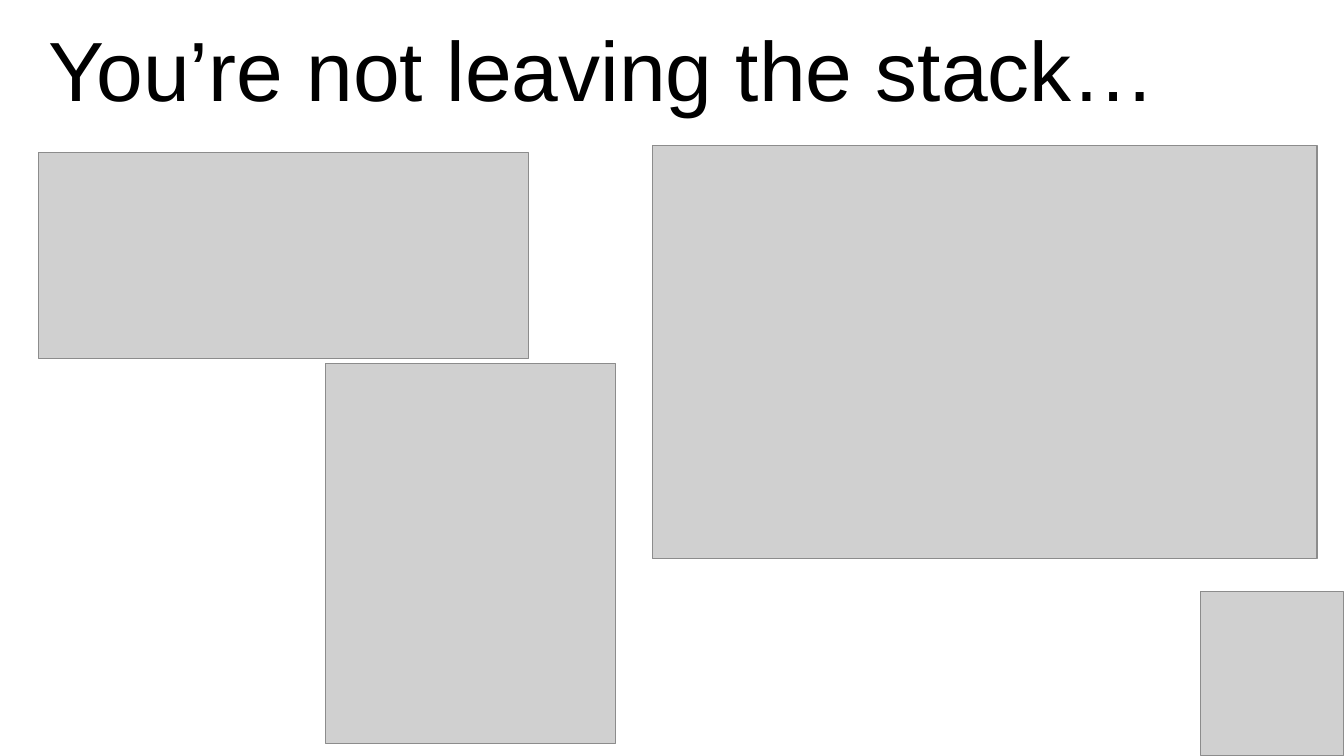
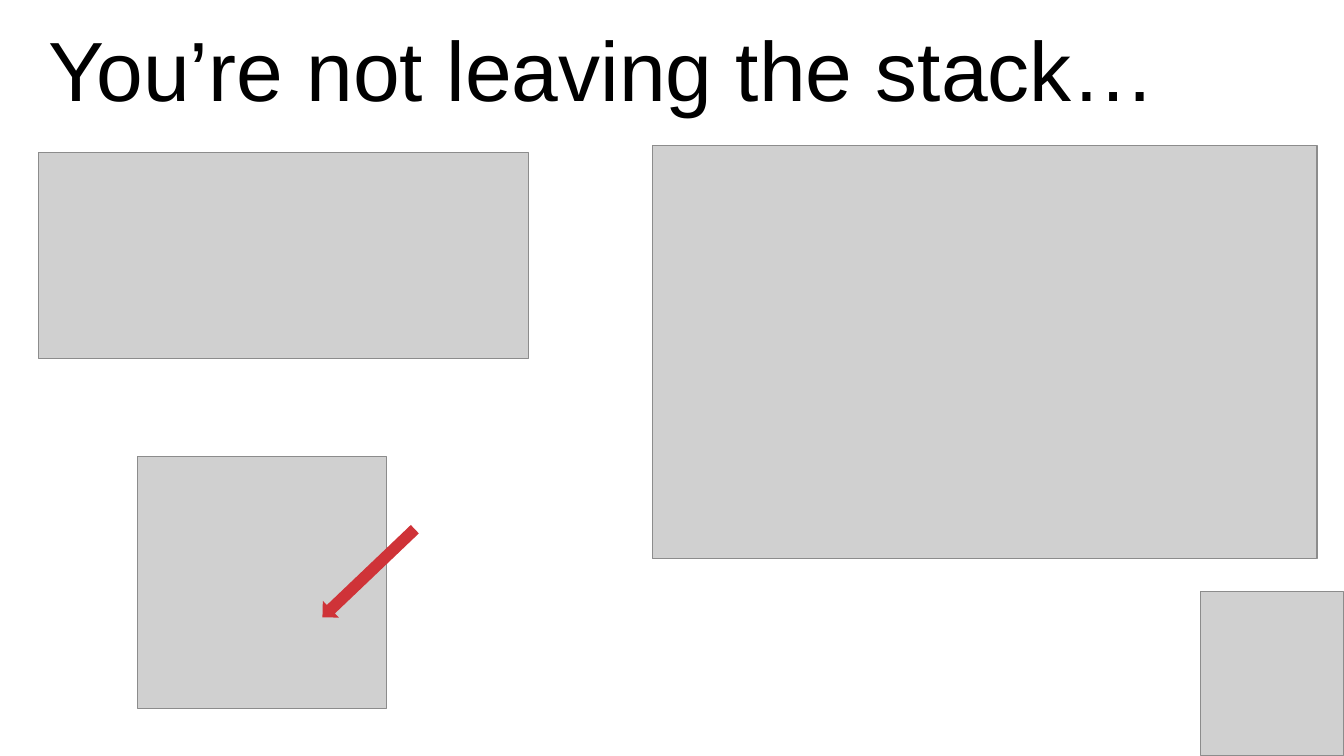
Before and after one commit to stringfestdata/edna-ess-nov-2021, a slide deck: slide 2 of python-for-excel-ess.pptx (slide 17 before the commit). Drawn at 1344x756 pixels with LibreOffice and Linux fonts; fonts in the diff are those of the drawing; grey boxes stand for pictures. Boxes give left, top, right and bottom in pixels: in the first picture for what was removed or moved away, otherwise in the second. Text is boxed around its words. In the diff, an @@ line names an element or a change of style, - is before the commit and + after.

Commit message:
update slides

```diff
--- a/python-for-excel-ess.pptx
+++ b/python-for-excel-ess.pptx
@@ picture removed at (x1=326, y1=364, x2=616, y2=744) @@
@@ picture added at (x1=137, y1=457, x2=386, y2=709) @@
@@ right arrow added at (x1=314, y1=521, x2=423, y2=626), fill #CF3338 @@
```
Also in this commit, not shown: 1 other slide changed, 1 other file.
